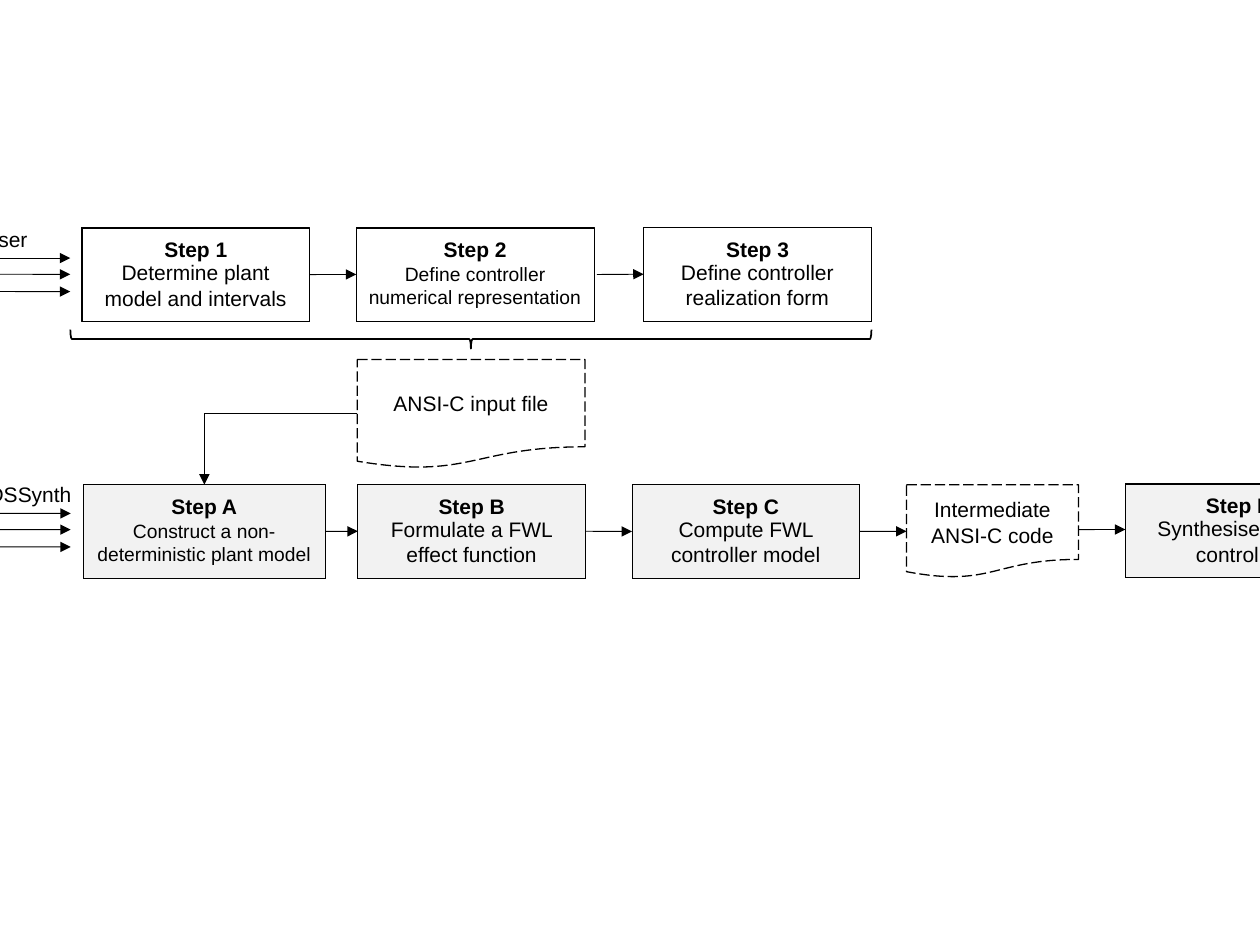
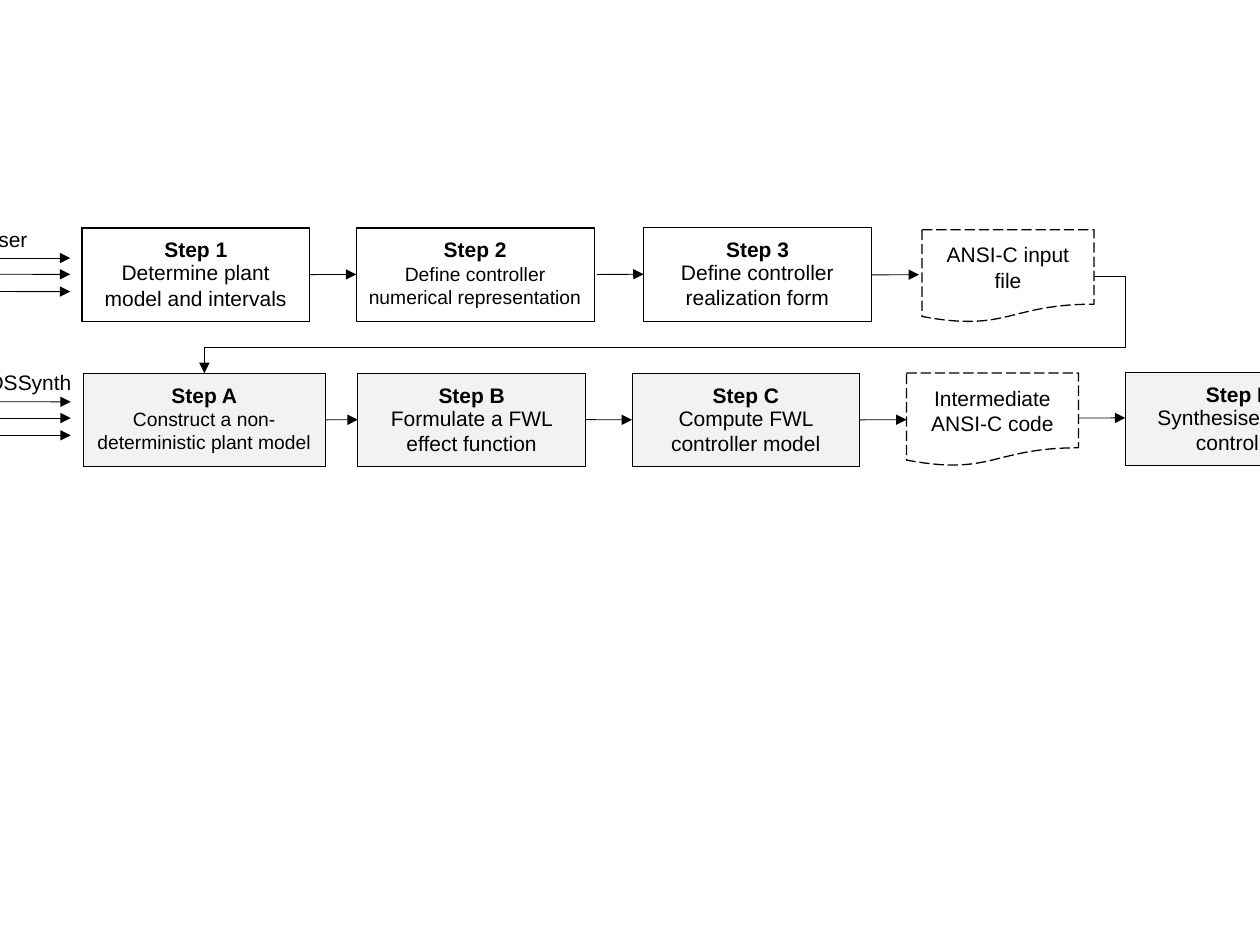
Before and after one commit to polgreen/control2, a slide deck: slide 1 of paper/figures/verification-flow.pptx. Drawn at 1260x945 pixels with LibreOffice and Linux fonts; fonts in the diff are those of the drawing. Boxes give left, top, right and bottom in pixels: in the first picture for what was removed or moved away, otherwise in the second. Text is boxed around its words. In the diff, an @@ line names an element or a change of style, - is before the commit and + after.

```diff
--- a/paper/figures/verification-flow.pptx
+++ b/paper/figures/verification-flow.pptx
@@ flow chart document "ANSI-C input file": place and size @@
-flow chart document "ANSI-C input file" at (358, 359, 586, 467)
+flow chart document "ANSI-C input file" at (922, 229, 1094, 323)
@@ elbow arrow added from (1094, 276) to (204, 373), #000000 0.5 pt @@
@@ arrow added from (872, 275) to (919, 275), #000000 0.5 pt @@
@@ right brace removed at (70, 329, 871, 348) @@
@@ elbow arrow removed from (358, 415) to (204, 485) @@
@@ 8 rectangles, 7 arrows, 1 text, 1 flow chart document: place and size @@
-8 rectangles, 7 arrows, 1 text, 1 flow chart document at (0, 484, 1260, 578)
+8 rectangles, 7 arrows, 1 text, 1 flow chart document at (0, 372, 1260, 466)
```
Also in this commit, not shown: 2 other files.
